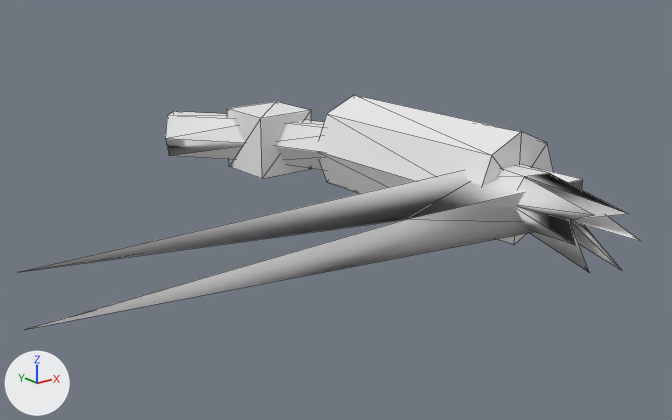
Two versions of the OBJ model assets/meshes/hull_sarn_light_cruiser_frag_2.obj, one commit apart.
Before and after are seen from a camera (50 mm lens) standing at (-0.445, -0.468, 0.837) and looking at (0.72, 0.989, 0.254). Every picture has the same lights, and +X, +Y and +Z are marked at lower left. The picture after the commit comes second. Mesh edges are drawn as thin lines. Where no turn or scale is listed for an object, it has been applied to the vertices.

The older version as bpy lines, for what is in view:
```python
me_hull_sarn_light_cruiser_frag_2 = bpy.data.meshes.new('hull_sarn_light_cruiser_frag_2')
me_hull_sarn_light_cruiser_frag_2.from_pydata(...)  # 89 vertices, 158 faces; spans x 0.0..1.186, y 0.425..1.78, z 0.157..0.408
# faces by material slot: [126, 32]
me_hull_sarn_light_cruiser_frag_2.materials.append(mat_skin)  # white #e7e7e7
me_hull_sarn_light_cruiser_frag_2.materials.append(mat_interior)  # white #e7e7e7
ob_hull_sarn_light_cruiser_frag_2 = bpy.data.objects.new('hull_sarn_light_cruiser_frag_2', me_hull_sarn_light_cruiser_frag_2)
ob_hull_sarn_light_cruiser_frag_2.location = (0.0, 0.0, 0.0)
```
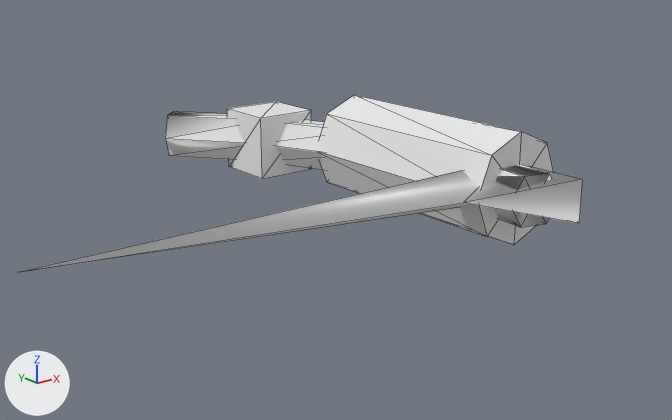
The newer file is also rescaled (x1.027), turned or shifted as a whole; pictures and numbers use the older file's frame.

Pixel boxes (x1, y1, x2, y2) of what changed, in the pictures (672 x 420 px):
'hull_sarn_light_cruiser_frag_2', reshaped (9% narrower, 24% shorter): before (21, 95, 642, 329); after (21, 95, 583, 272)
part 1 of me_hull_sarn_light_cruiser_frag_2, cut back: before (21, 166, 642, 329); after (21, 166, 583, 272)

The edits, one by one:
me_hull_sarn_light_cruiser_frag_2 is used by ob_hull_sarn_light_cruiser_frag_2; location (0.0, 0.0, 0.0).
me_hull_sarn_light_cruiser_frag_2 had 89 vertices, 158 faces and spanned x 0.0..1.186, y 0.425..1.78, z 0.157..0.408.
me_hull_sarn_light_cruiser_frag_2 now has 82 vertices, 144 faces and spans x 0.0..1.186, y 0.649..1.78, z 0.157..0.408.
Part 1, on me_hull_sarn_light_cruiser_frag_2:
9 vertices are removed from x 0.0..0.972, y 0.425..0.853, z 0.228..0.337.
25 faces are deleted.
2 vertices are added at (1.024, 0.712, 0.283), (0.873, 0.771, 0.292).
11 new faces join them, mat_interior (white #e7e7e7).
Other edits to the shape of me_hull_sarn_light_cruiser_frag_2 do not show in these pictures.
